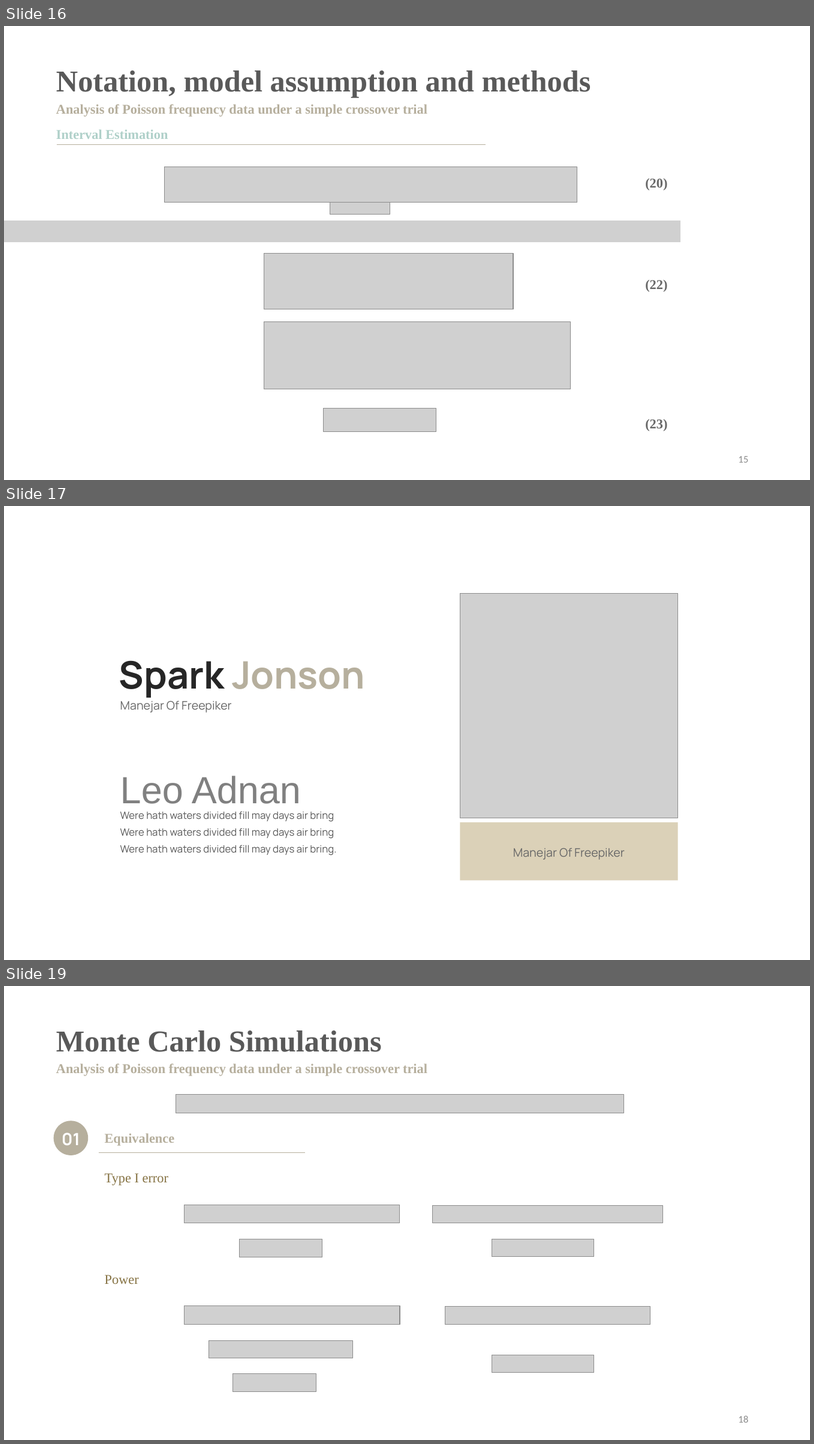
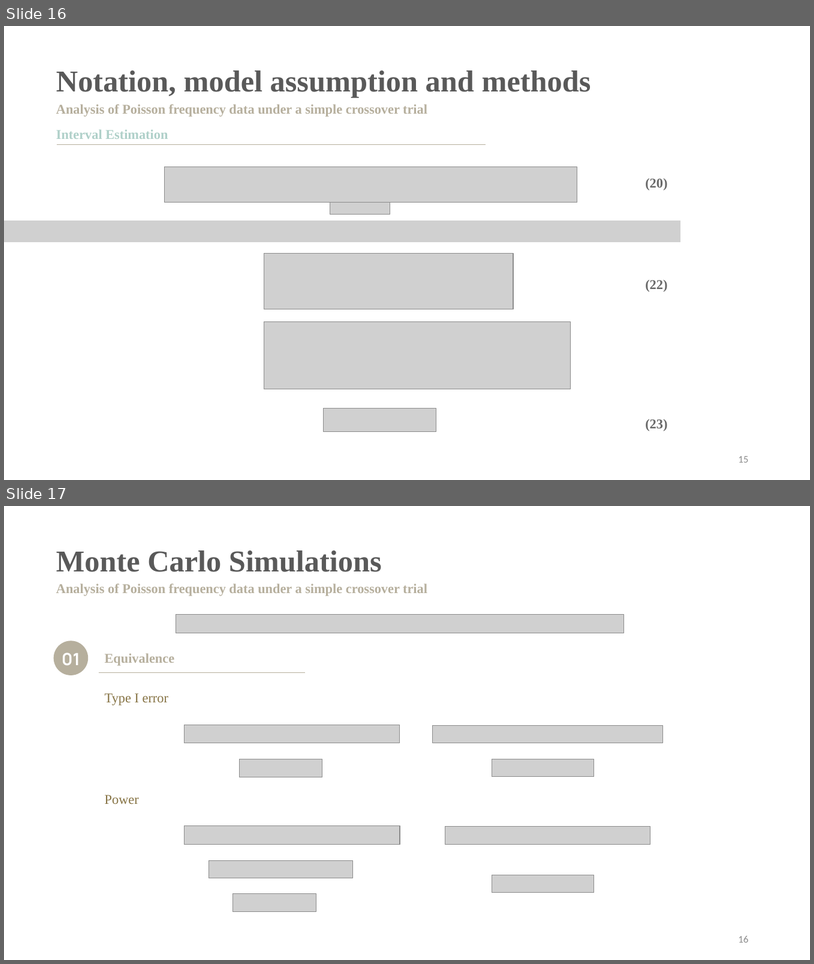
Before and after one commit to SharonLiu716/Study_CrossoverDesign, a slide deck: Seminar.pptx. Shown one above the other, each under a label of ours: slides 16, 17 and 19 before the commit, slides 16 and 17 after it; the slides between them are not shown. The pictures are 814x1444 and 814x964 pixels, drawn with LibreOffice and Linux fonts; fonts in the diff are those of the drawing; grey boxes stand for pictures. Boxes give left, top, right and bottom in pixels: in the first picture for what was removed or moved away, otherwise in the second. Text is boxed around its words. In the diff, an @@ line names an element or a change of style, - is before the commit and + after.

```diff
--- a/Seminar.pptx
+++ b/Seminar.pptx
@@ slide 17 removed at box(4, 506, 810, 960), background #FFFFFF @@
@@ picture removed at box(460, 593, 678, 817) @@
@@ text removed at box(119, 660, 365, 697) @@
-Spark Jonson
@@ text removed at box(120, 700, 232, 712) @@
-Manejar Of Freepiker
@@ text removed at box(120, 775, 301, 804) @@
-Leo Adnan
@@ text removed at box(120, 811, 336, 855) @@
-Were hath waters divided fill may days air bring Were hath waters divided fill may days air bring Were hath waters divided fill may days air bring.
@@ rectangle removed at box(460, 822, 678, 880) @@
@@ text removed at box(513, 847, 625, 859) @@
-Manejar Of Freepiker
@@ what was slide 19 is now slide 17 @@
@@ page number at box(738, 936, 749, 942): text changed @@
-18
+16
```
Also in this commit, not shown: 1 other slide removed, 7 other files.
